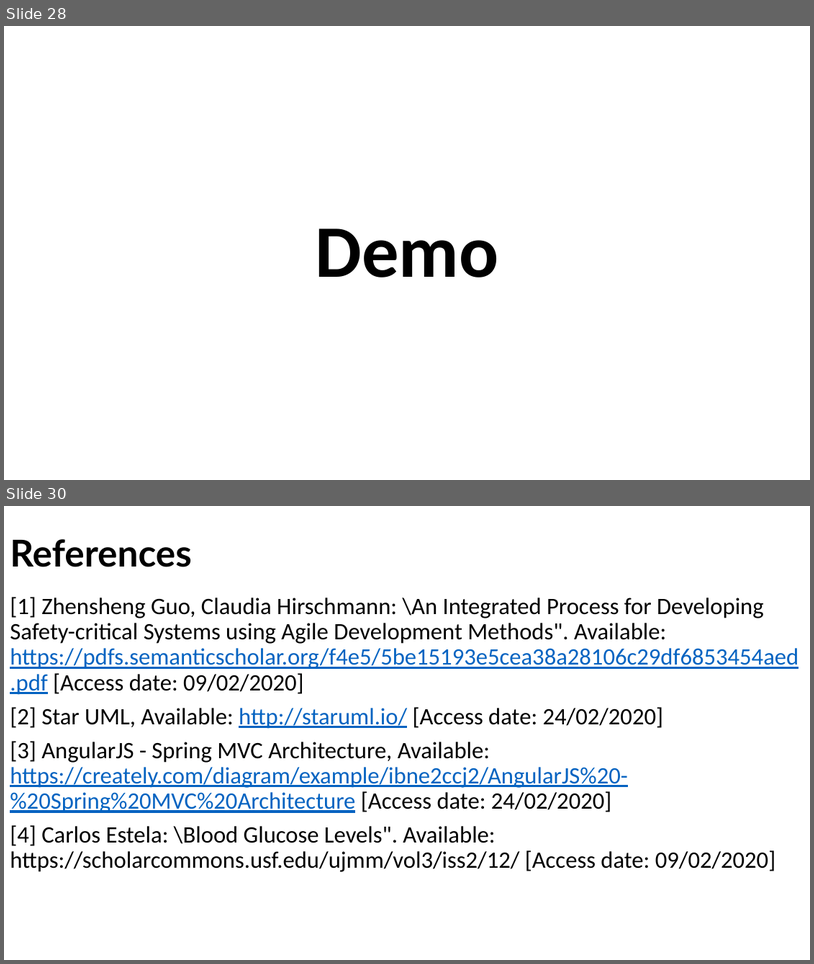
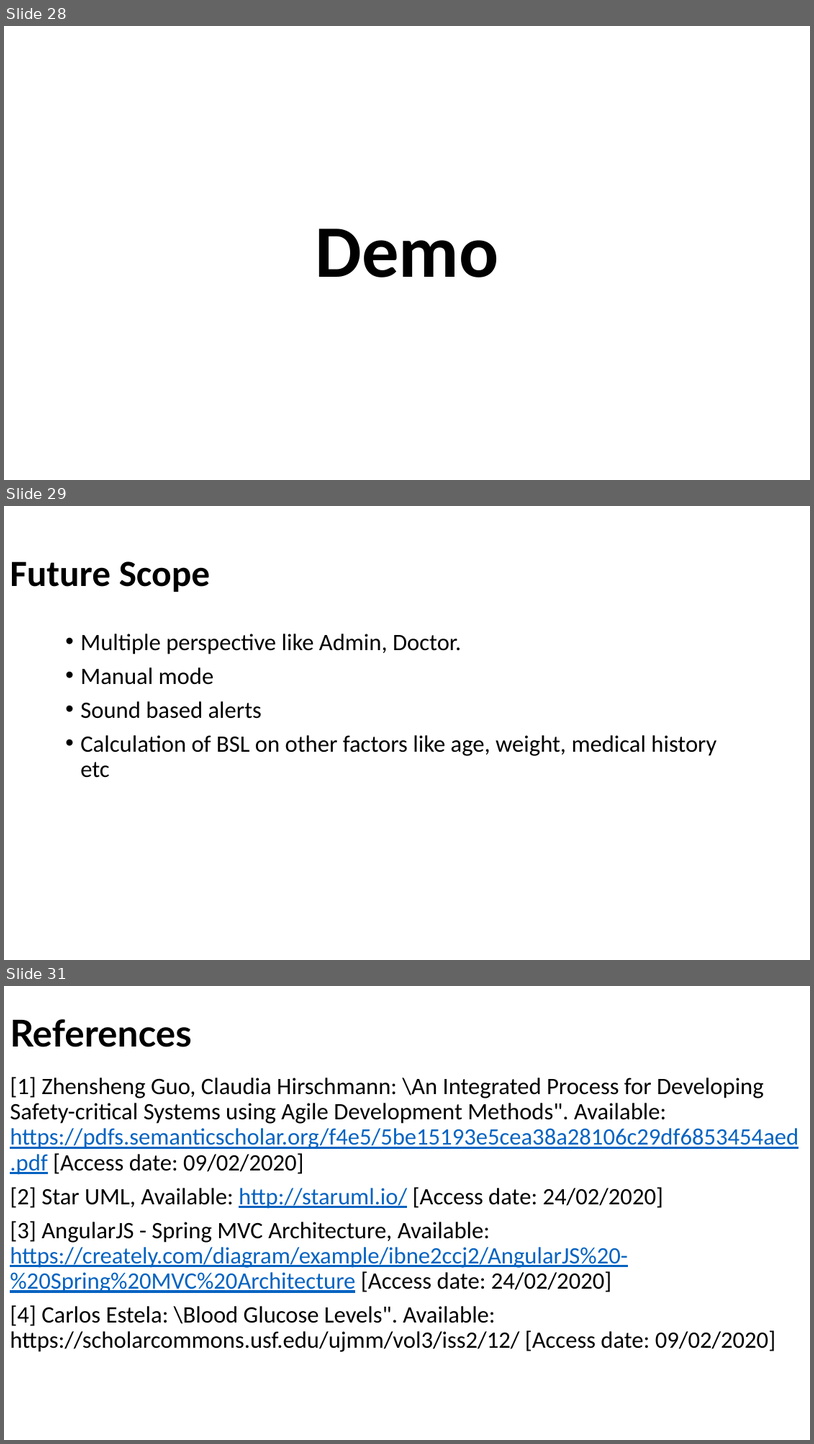
Before and after one commit to kshitijyelpale/SCS-Simulation-of-Insulin-Pump, a slide deck: Documentation/SCS Group E Project Presentation.pptx. Shown one above the other, each under a label of ours: slides 28 and 30 before the commit, slides 28, 29 and 31 after it; the slides between them are not shown. The pictures are 814x964 and 814x1444 pixels, drawn with LibreOffice and Linux fonts; fonts in the diff are those of the drawing. Boxes give left, top, right and bottom in pixels: in the first picture for what was removed or moved away, otherwise in the second. Text is boxed around its words. In the diff, an @@ line names an element or a change of style, - is before the commit and + after.

Commit message:
Changed future scope in ppt

```diff
--- a/Documentation/SCS Group E Project Presentation.pptx
+++ b/Documentation/SCS Group E Project Presentation.pptx
@@ slide 29 added at (4, 506, 810, 960), background #FFFFFF @@
@@ title added at (10, 561, 210, 592), 44 pt, text #000000, bold @@
+Future Scope
@@ text added at (80, 633, 717, 777), 28 pt, text #000000 @@
+• Multiple perspective like Admin, Doctor.
+• Manual mode
+• Sound based alerts
+• Calculation of BSL on other factors like age, weight, medical history etc
@@ what was slide 30 is now slide 31 @@
```
Also in this commit, not shown: 1 slide changed.
